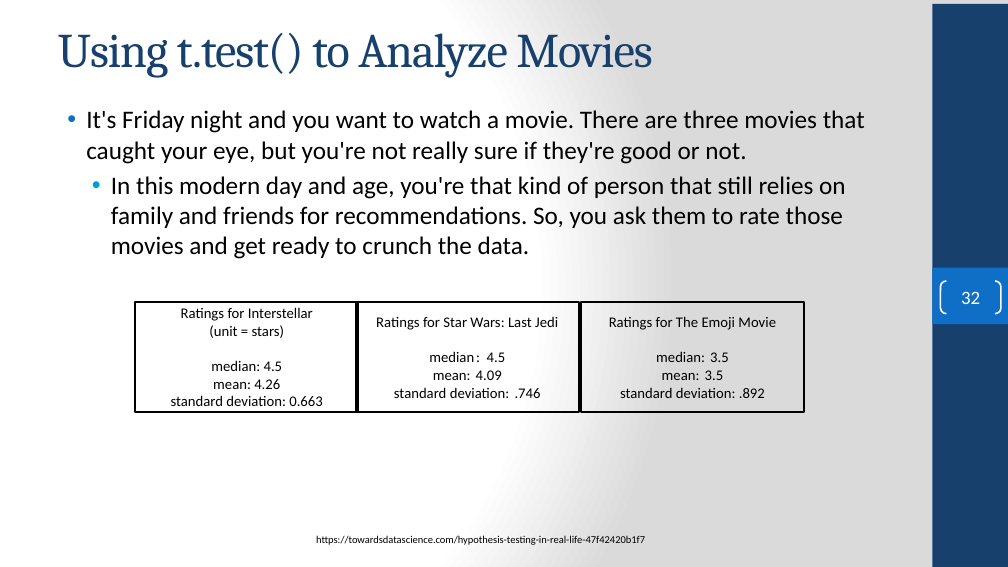
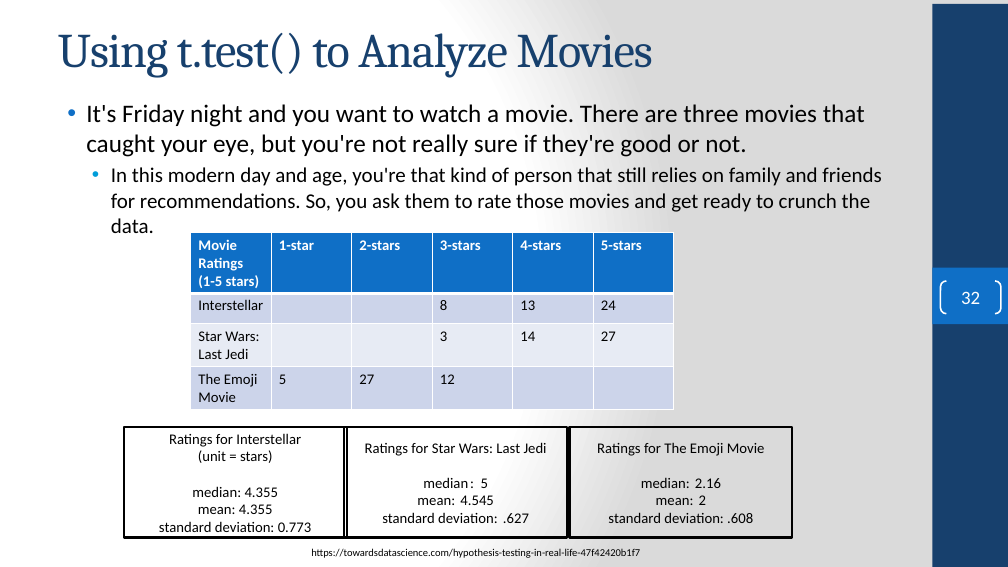
Before and after one commit to FSCJ-COP2073C/cop2073c-FullContent, a slide deck: slide 32 of slides/COP2073C-Module8.pptx. Drawn at 1008x567 pixels with LibreOffice and Linux fonts; fonts in the diff are those of the drawing; background and template pictures are left out. Boxes give left, top, right and bottom in pixels: in the first picture for what was removed or moved away, otherwise in the second. Text is boxed around its words. In the diff, an @@ line names an element or a change of style, - is before the commit and + after.

Commit message:
finished hypothesis testing

```diff
--- a/slides/COP2073C-Module8.pptx
+++ b/slides/COP2073C-Module8.pptx
@@ text at (111,167,881,233): size 24 to 20 pt in "In this modern day and age, you're ..." @@
@@ table added at (191,233,671,410), 4 rows, 6 columns @@
+Movie Ratings / (1-5 stars) | 1-star | 2-stars | 3-stars | 4-stars | 5-stars
+Interstellar |  |  | 8 | 13 | 24
+Star Wars: Last Jedi |  |  | 3 | 14 | 27
+The Emoji Movie | 5 | 27 | 12 |  | 
@@ rectangle "Ratings for Interstellar (unit = ...": place and size @@
-rectangle "Ratings for Interstellar (unit = ..." at (135,302,358,412)
+rectangle "Ratings for Interstellar (unit = ..." at (124,427,347,538)
@@ rectangle "Ratings for Star Wars: Last ...": place and size @@
-rectangle "Ratings for Star Wars: Last ..." at (356,302,579,412)
+rectangle "Ratings for Star Wars: Last ..." at (344,427,567,538)
@@ rectangle "Ratings for The Emoji Movie": place and size @@
-rectangle "Ratings for The Emoji Movie" at (582,302,805,412)
+rectangle "Ratings for The Emoji Movie" at (569,427,792,538)
@@ text in rectangle at (382,477,529,523): text changed @@
-median : 4.5
-mean: 4.09
-standard deviation: .746
+median : 5
+mean: 4.545
+standard deviation: .627
@@ text in rectangle at (608,478,753,523): text changed @@
-median: 3.5
-mean: 3.5
-standard deviation: .892
+median: 2.16
+mean: 2
+standard deviation: .608
@@ text in rectangle at (159,486,312,532): text changed @@
-median: 4.5
-mean: 4.26
-standard deviation: 0.663
+median: 4.355
+mean: 4.355
+standard deviation: 0.773
@@ text "https://towardsdatascience.com/hypothesis-testing-in-real-li ...": place and size @@
-text "https://towardsdatascience.com/hypothesis-testing-in-real-li ..." at (316,535,645,545)
+text "https://towardsdatascience.com/hypothesis-testing-in-real-li ..." at (311,548,640,558)
```
Also in this commit, not shown: 10 other slides changed, 1 slide added, 5 other files.
